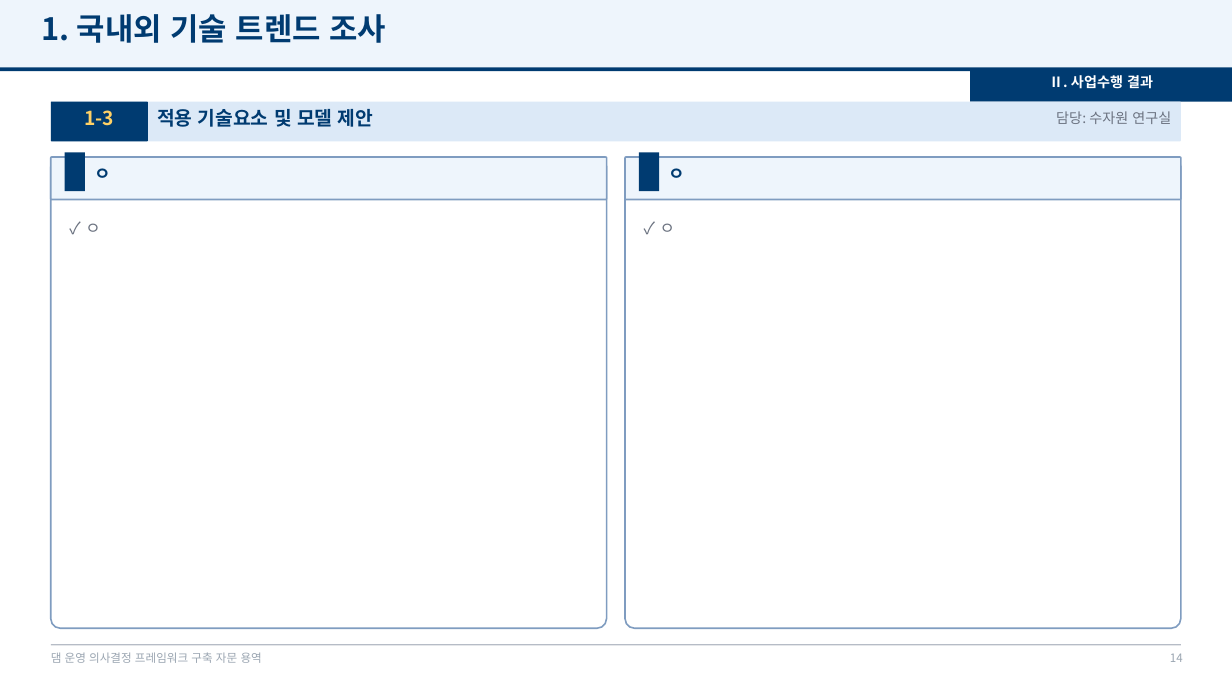
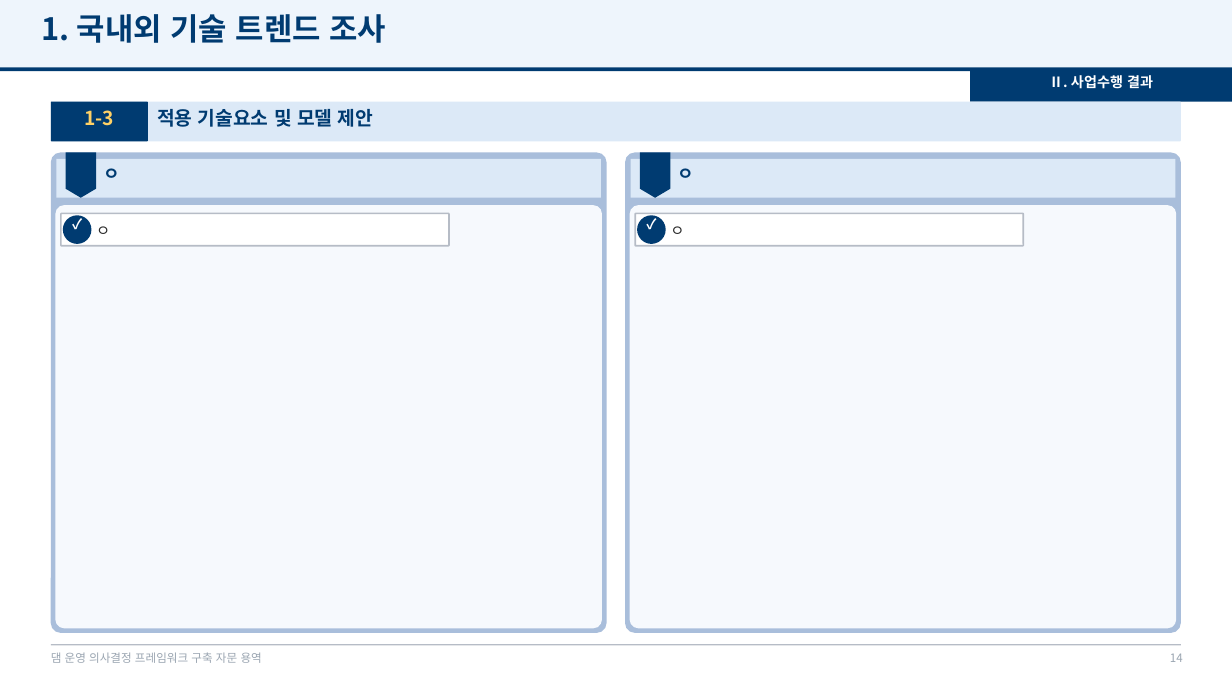
Before and after one commit to mkm1119/KGRAG-LLM, a slide deck: slide 14 of project_khnp/2026.12.09_최종보고회_발표자료_템플릿.pptx. Drawn at 1232x693 pixels with LibreOffice and Linux fonts; fonts in the diff are those of the drawing; background and template pictures are left out. Boxes give left, top, right and bottom in pixels: in the first picture for what was removed or moved away, otherwise in the second. Text is boxed around its words. In the diff, an @@ line names an element or a change of style, - is before the commit and + after.

```diff
--- a/project_khnp/2026.12.09_최종보고회_발표자료_템플릿.pptx
+++ b/project_khnp/2026.12.09_최종보고회_발표자료_템플릿.pptx
@@ text removed at <box>1056,111,1171,124</box> @@
-담당: 수자원 연구실
@@ rounded rectangle: place and size @@
-rounded rectangle at <box>51,157,606,628</box>
+rounded rectangle at <box>51,152,606,633</box>
@@ rounded rectangle at <box>51,152,606,633</box>: fill #FFFFFF to #A9BEDB; outline #7F9CC0 1.25 pt to none @@
@@ rounded rectangle removed at <box>51,157,606,200</box> @@
@@ rectangle added at <box>56,159,601,198</box>, fill #DCE9F7 @@
@@ rectangle removed at <box>65,152,85,191</box> @@
@@ flow chart offpage connector added at <box>66,152,96,198</box>, fill #003B71 @@
@@ text "ㅇ": place and size @@
-text "ㅇ" at <box>94,168,111,178</box>
+text "ㅇ" at <box>103,168,120,178</box>
@@ rounded rectangle at <box>625,152,1180,633</box>: fill #FFFFFF to #A9BEDB; outline #7F9CC0 1.25 pt to none @@
@@ rounded rectangle: place and size @@
-rounded rectangle at <box>625,157,1180,628</box>
+rounded rectangle at <box>625,152,1180,633</box>
@@ rounded rectangle removed at <box>625,157,1180,200</box> @@
@@ rectangle added at <box>631,159,1176,198</box>, fill #DCE9F7 @@
@@ rectangle removed at <box>640,152,660,191</box> @@
@@ flow chart offpage connector added at <box>640,152,670,198</box>, fill #003B71 @@
@@ text "ㅇ": place and size @@
-text "ㅇ" at <box>669,168,686,178</box>
+text "ㅇ" at <box>678,168,695,178</box>
@@ rounded rectangle added at <box>55,205,603,628</box>, fill #F6F9FD @@
@@ rounded rectangle added at <box>630,205,1177,628</box>, fill #F6F9FD @@
@@ rounded rectangle added at <box>61,213,449,246</box>, fill #FFFFFF, outline #B6BCC6 1.25 pt @@
@@ ellipse added at <box>63,215,91,244</box>, fill #003B71 @@
@@ text added at <box>63,215,91,242</box>, 11 pt, text #FFFFFF, bold @@
+✓
@@ text at <box>96,226,110,234</box>: text changed; size 13 to 12 pt; text colour #6B7280 to #2B2B2B @@
-✓ ㅇ
+ㅇ
@@ rounded rectangle added at <box>636,213,1024,246</box>, fill #FFFFFF, outline #B6BCC6 1.25 pt @@
@@ ellipse added at <box>637,215,665,244</box>, fill #003B71 @@
@@ text added at <box>637,215,665,242</box>, 11 pt, text #FFFFFF, bold @@
+✓
@@ text at <box>670,226,684,234</box>: text changed; size 13 to 12 pt; text colour #6B7280 to #2B2B2B @@
-✓ ㅇ
+ㅇ
```
Also in this commit, not shown: 18 other slides changed, 15 slides added, 3 slides removed, 1 other file.
